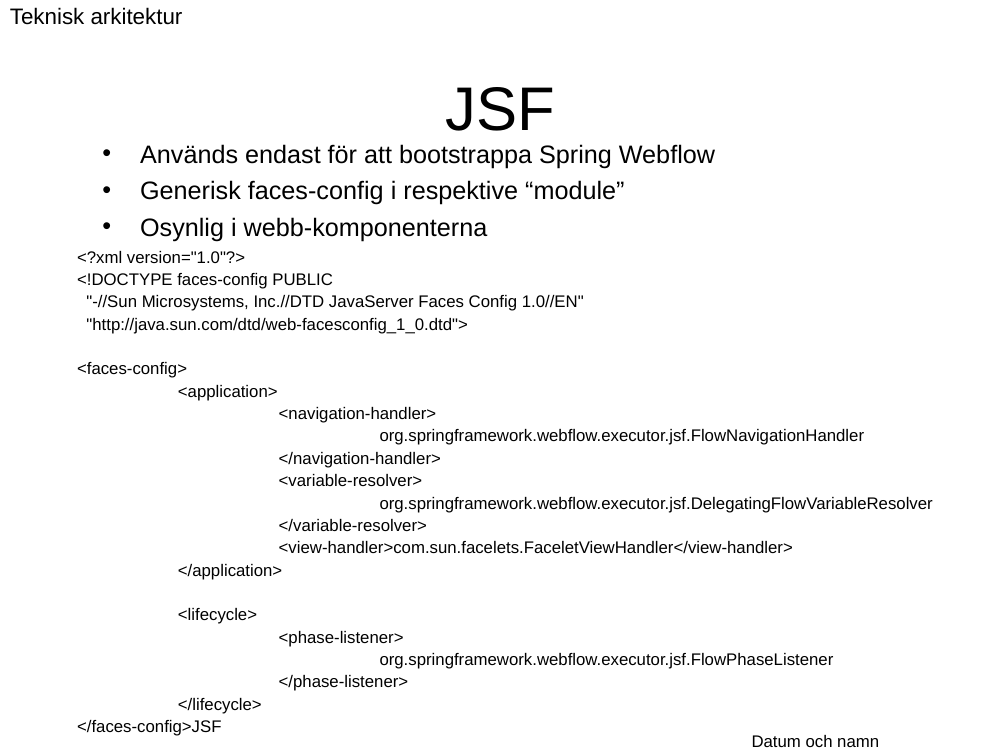
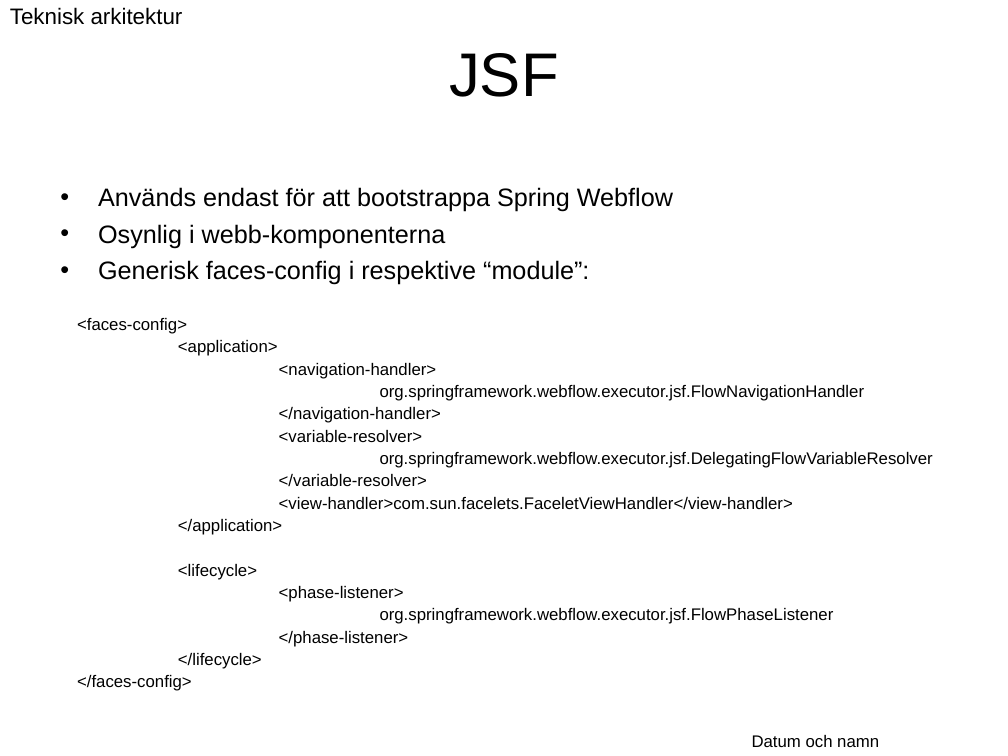
Before and after one commit to Vastra-Gotalandsregionen/oppna-program-hsatools, a slide deck: slide 49 of reference-architecture/Introduktion/Referensarkitektur_oversikt.ppt. Drawn at 1008x756 pixels with LibreOffice and Linux fonts; fonts in the diff are those of the drawing; background and template pictures are left out. Boxes give left, top, right and bottom in pixels: in the first picture for what was removed or moved away, otherwise in the second. Text is boxed around its words. In the diff, an @@ line names an element or a change of style, - is before the commit and + after.

```diff
--- a/reference-architecture/Introduktion/Referensarkitektur_oversikt.ppt
+++ b/reference-architecture/Introduktion/Referensarkitektur_oversikt.ppt
@@ title "JSF": place and size @@
-title "JSF" at (446, 87, 555, 131)
+title "JSF" at (449, 53, 558, 97)
@@ text "Används endast för att bootstrappa ...": place and size @@
-text "Används endast för att bootstrappa ..." at (140, 144, 715, 241)
+text "Används endast för att bootstrappa ..." at (98, 187, 673, 285)
@@ text at (140, 180, 624, 205): paragraph removed @@
-• Generisk faces-config i respektive “module”
@@ text at (77, 251, 584, 334): paragraphs removed @@
-<?xml version="1.0"?>
-<!DOCTYPE faces-config PUBLIC
-"-//Sun Microsystems, Inc.//DTD JavaServer Faces Config 1.0//EN"
-"http://java.sun.com/dtd/web-facesconfig_1_0.dtd">
@@ text at (98, 260, 589, 285): paragraph added @@
+• Generisk faces-config i respektive “module”:
@@ text "<faces-config>": place and size @@
-text "<faces-config>" at (77, 251, 933, 736)
+text "<faces-config>" at (77, 318, 933, 691)
@@ text at (77, 675, 192, 691): text changed @@
-</faces-config>JSF
+</faces-config>
```
Also in this commit, not shown: 4 other slides changed.
